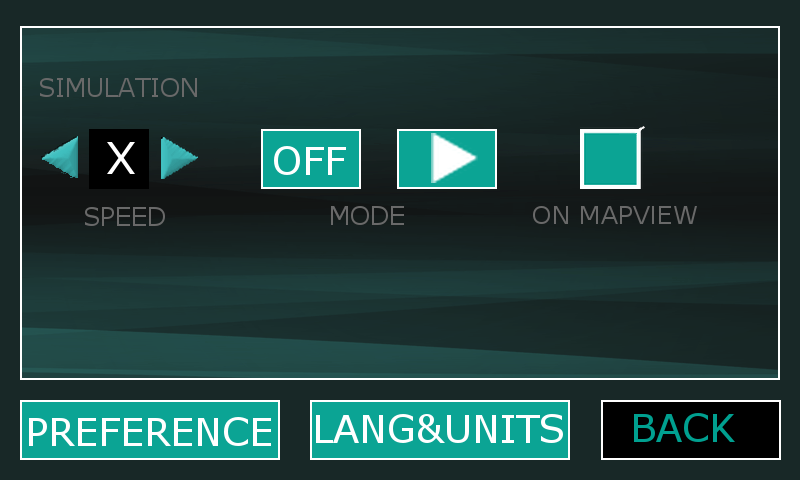
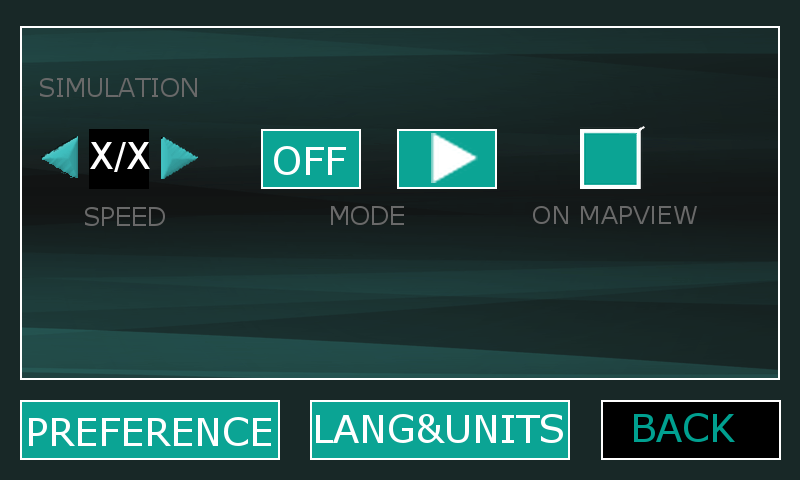
Layer changes from the first w=800, h=480 image to the second:
painted on "speedValue" over 90, 142, 150, 174
